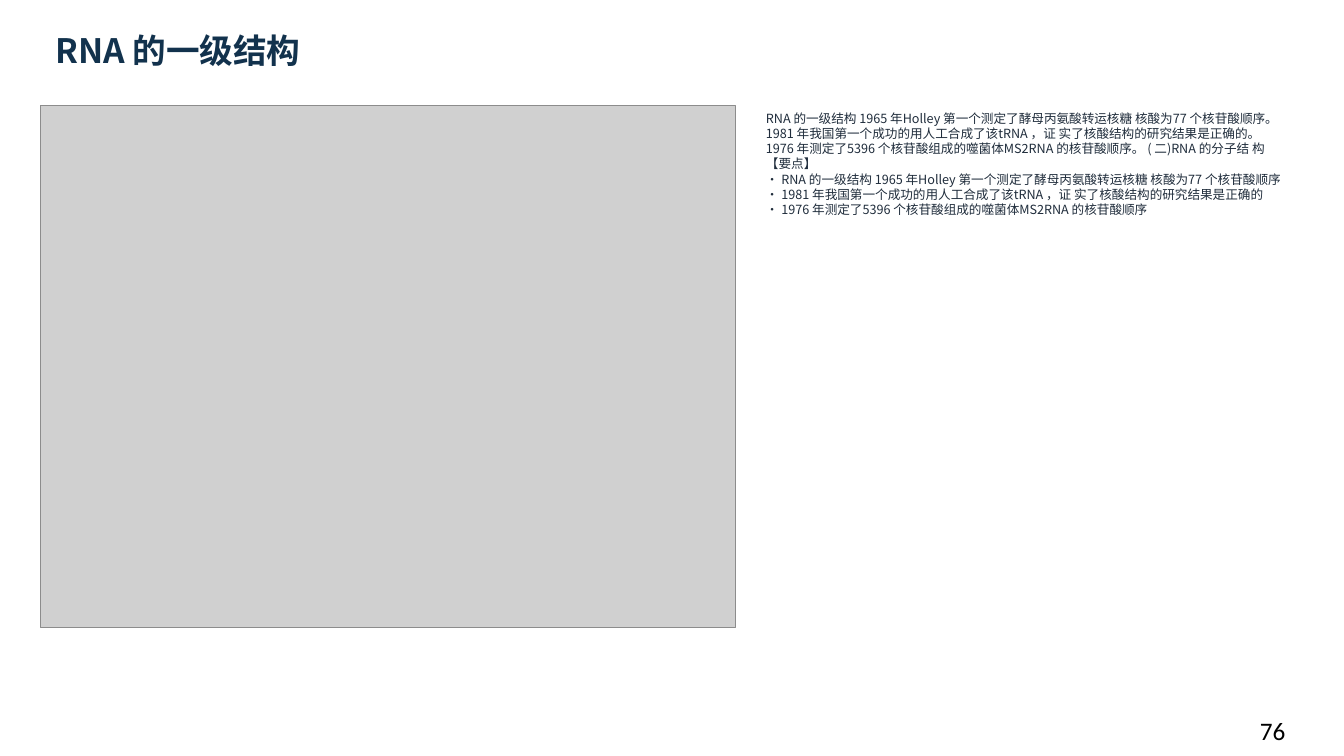
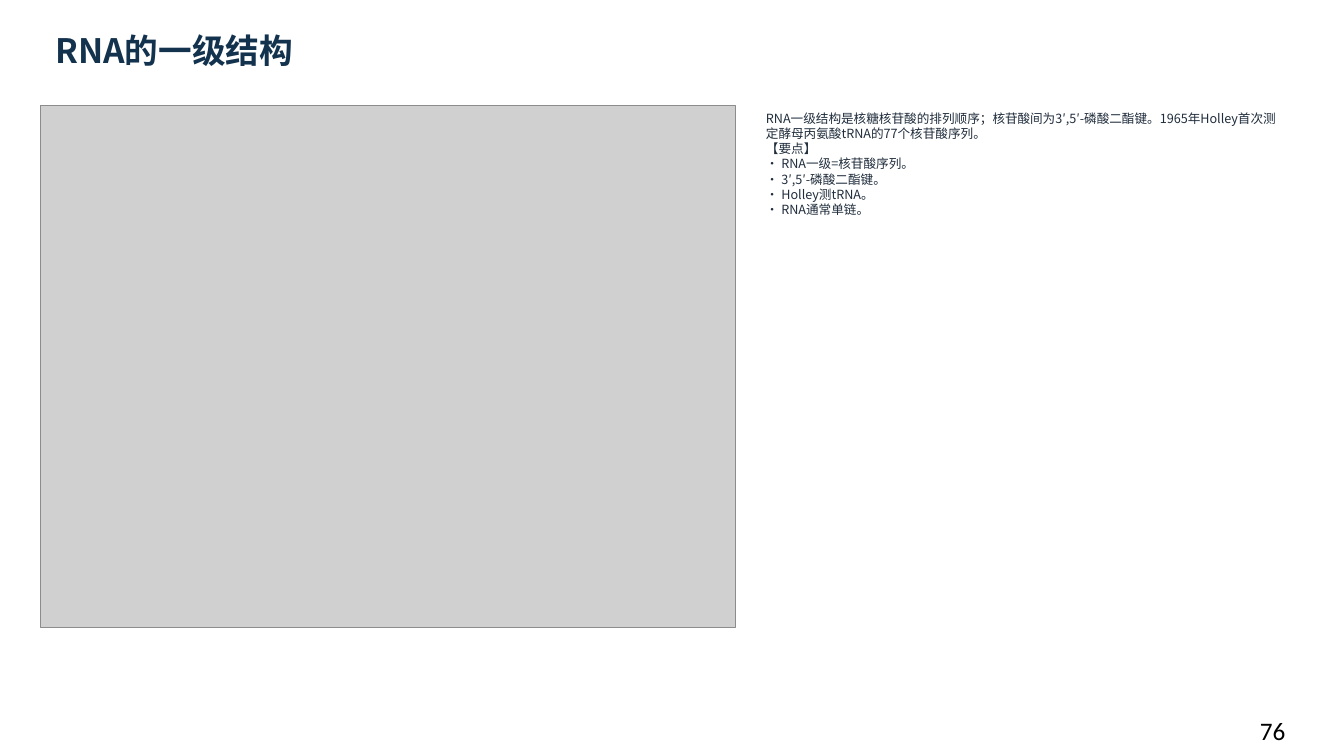
Before and after one commit to newkan-li/Biochemistry, a slide deck: slide 76 of downloads/bc11-ai-style.pptx. Drawn at 1344x756 pixels with LibreOffice and Linux fonts; fonts in the diff are those of the drawing; grey boxes stand for pictures. Boxes give left, top, right and bottom in pixels: in the first picture for what was removed or moved away, otherwise in the second. Text is boxed around its words. In the diff, an @@ line names an element or a change of style, - is before the commit and + after.

```diff
--- a/downloads/bc11-ai-style.pptx
+++ b/downloads/bc11-ai-style.pptx
@@ text at (x1=55, y1=34, x2=293, y2=66): spaces changed @@
-RNA 的一级结构
+RNA的一级结构
@@ text at (x1=766, y1=112, x2=1276, y2=215): text changed @@
-RNA 的一级结构 1965 年Holley 第一个测定了酵母丙氨酸转运核糖 核酸为77 个核苷酸顺序。 1981 年我国第一个成功的用人工合成了该tRNA ，证 实了核酸结构的研究结果是正确的。 1976 年测定了5396 个核苷酸组成的噬菌体MS2RNA 的核苷酸顺序。 ( 二)RNA 的分子结 构
-【要点】
-• RNA 的一级结构 1965 年Holley 第一个测定了酵母丙氨酸转运核糖 核酸为77 个核苷酸顺序
-• 1981 年我国第一个成功的用人工合成了该tRNA ，证 实了核酸结构的研究结果是正确的
-• 1976 年测定了5396 个核苷酸组成的噬菌体MS2RNA 的核苷酸顺序
+RNA一级结构是核糖核苷酸的排列顺序；核苷酸间为3′,5′-磷酸二酯键。1965年Holley首次测定酵母丙氨酸tRNA的77个核苷酸序列。
+【要点】
+• RNA一级=核苷酸序列。
+• 3′,5′-磷酸二酯键。
+• Holley测tRNA。
+• RNA通常单链。
```
Also in this commit, not shown: 28 other slides changed, 6 other files.
